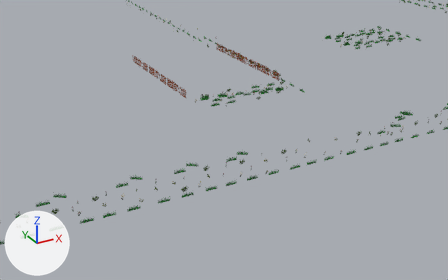
What one commit did to the OBJ model models/grass/grassModel.obj.
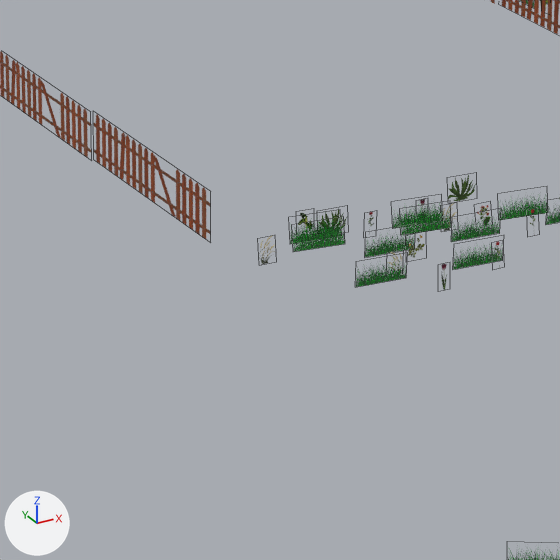
Old and new are each drawn from a 50 mm lens placed at (-22.4, -91.7, 44.5), pointed at (30.8, 5.1, -3.9) and again close up on the part from 34% to 55% of the width and 21% to 55% of the height. Every picture has the same lights, and +X, +Y and +Z are marked at lower left. The close-ups show mesh edges as thin lines. Where no turn or scale is listed for an object, it has been applied to the vertices.

The first close-up shows 'fence-gea9085ec2_1280', 'fence-gea9085ec2_1280.002', 'fence-gea9085ec2_1280.003_fence-gea9085ec2_1280.005', 'grass-g781ea2e7e_640.073_grass-g781ea2e7e_640.077', 'grass-g781ea2e7e_640.079_grass-g781ea2e7e_640.083'.
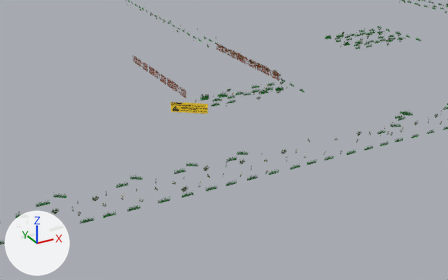
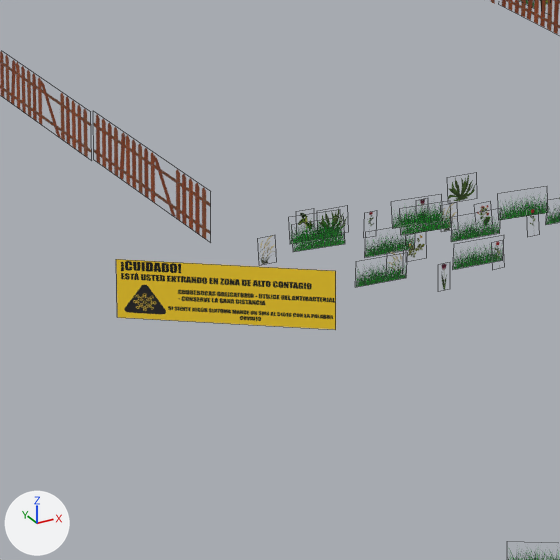
What the commit changed:
Picture 'CARTEL.png' (img_cartel_png) is new.
Material 'CARTEL' (mat_cartel) is new.
Its texture is img_cartel_png.
Its roughness is 0.526.
Mesh me_cartel is new.
It has 4 vertices, 1 face and spans x 23.13..29.0, y 8.23..12.76, z 0.84..2.85.
It uses material mat_cartel (picture img_cartel_png).
Object 'CARTEL' (ob_cartel) is new; it shows me_cartel.
Its location is (0.0, 0.0, 0.0).

Where the change shows, as pixel boxes [x1, y1, x2, y2] in the close-ups (560 x 560 px):
'CARTEL', added (yellow): after [116, 259, 336, 330]
